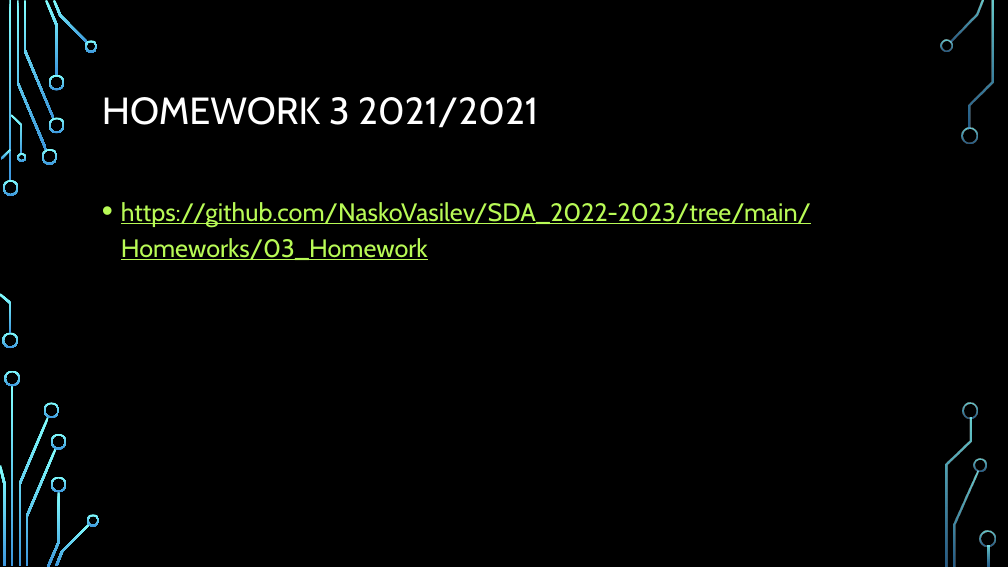
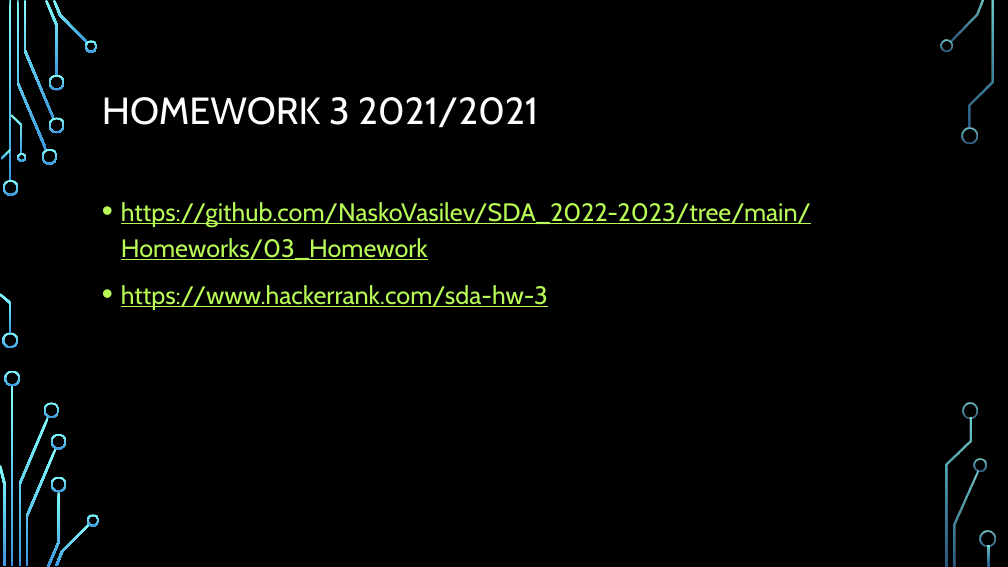
Before and after one commit to NaskoIT/SDA_2022-2023, a slide deck: slide 6 of 05_Stack_and_Queue/Nasko/04_Stack and queue.pptx. Drawn at 1008x567 pixels with LibreOffice and Linux fonts; fonts in the diff are those of the drawing; background and template pictures are left out. Boxes give left, top, right and bottom in pixels: in the first picture for what was removed or moved away, otherwise in the second. Text is boxed around its words. In the diff, an @@ line names an element or a change of style, - is before the commit and + after.

```diff
--- a/05_Stack_and_Queue/Nasko/04_Stack and queue.pptx
+++ b/05_Stack_and_Queue/Nasko/04_Stack and queue.pptx
@@ text at (121,285,548,310): paragraph added @@
+• https://www.hackerrank.com/sda-hw-3
```
Also in this commit, not shown: 11 other files.
